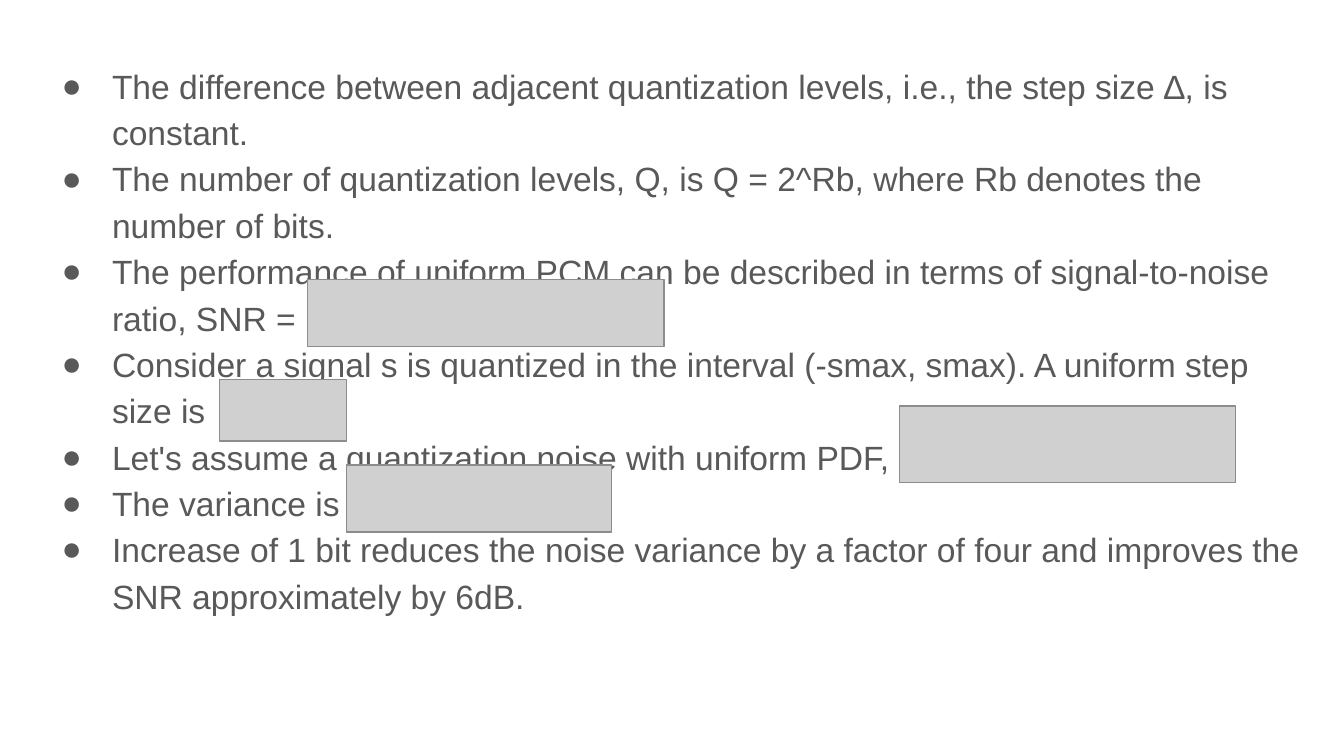
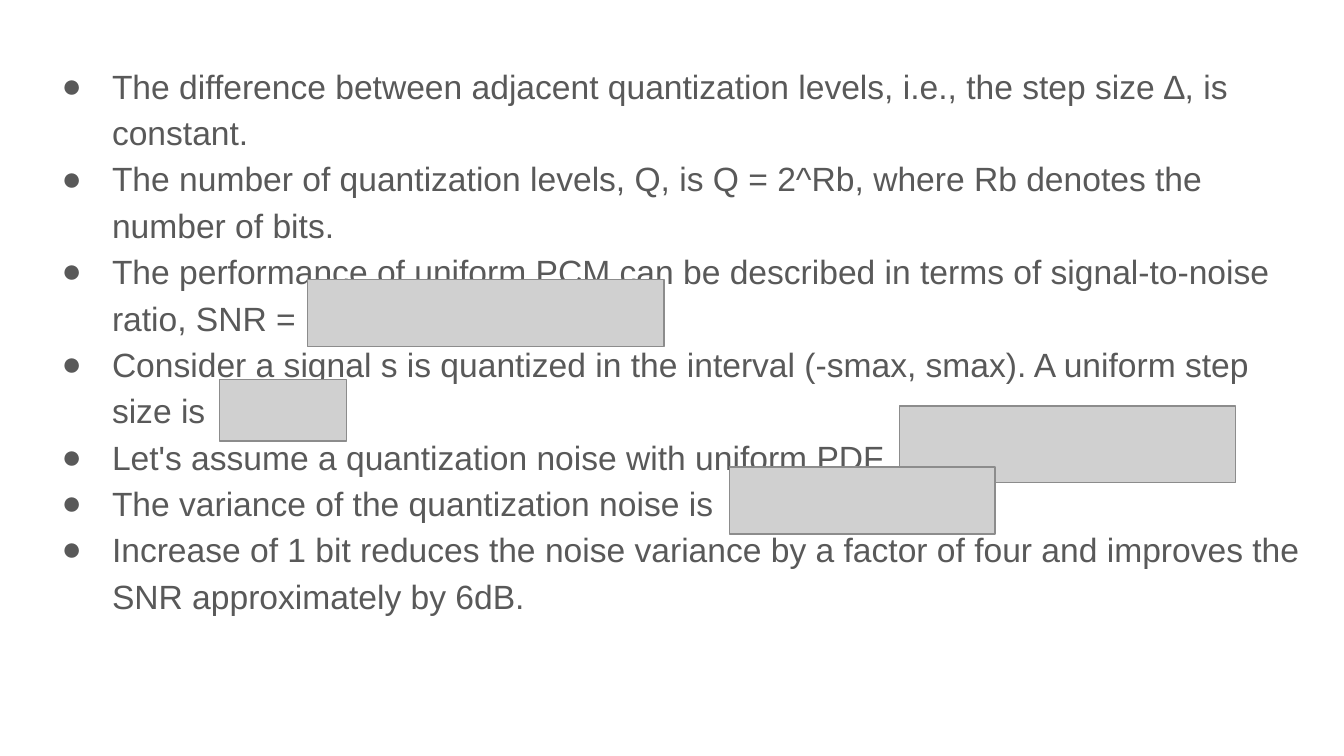
Before and after one commit to xserra/audio-coding-materials, a slide deck: slide 9 of lectures/2. Quantization and _entropy coding.pptx (slide 7 before the commit). Drawn at 1344x756 pixels with LibreOffice and Linux fonts; fonts in the diff are those of the drawing; grey boxes stand for pictures. Boxes give left, top, right and bottom in pixels: in the first picture for what was removed or moved away, otherwise in the second. Text is boxed around its words. In the diff, an @@ line names an element or a change of style, - is before the commit and + after.

```diff
--- a/lectures/2. Quantization and _entropy coding.pptx
+++ b/lectures/2. Quantization and _entropy coding.pptx
@@ picture: place and size @@
-picture at [347,465,612,532]
+picture at [730,468,995,535]
@@ text at [112,491,713,522]: text changed @@
-● The variance is
+● The variance of the quantization noise is
```
Also in this commit, not shown: 11 other slides changed, 4 slides added, 1 slide removed.
